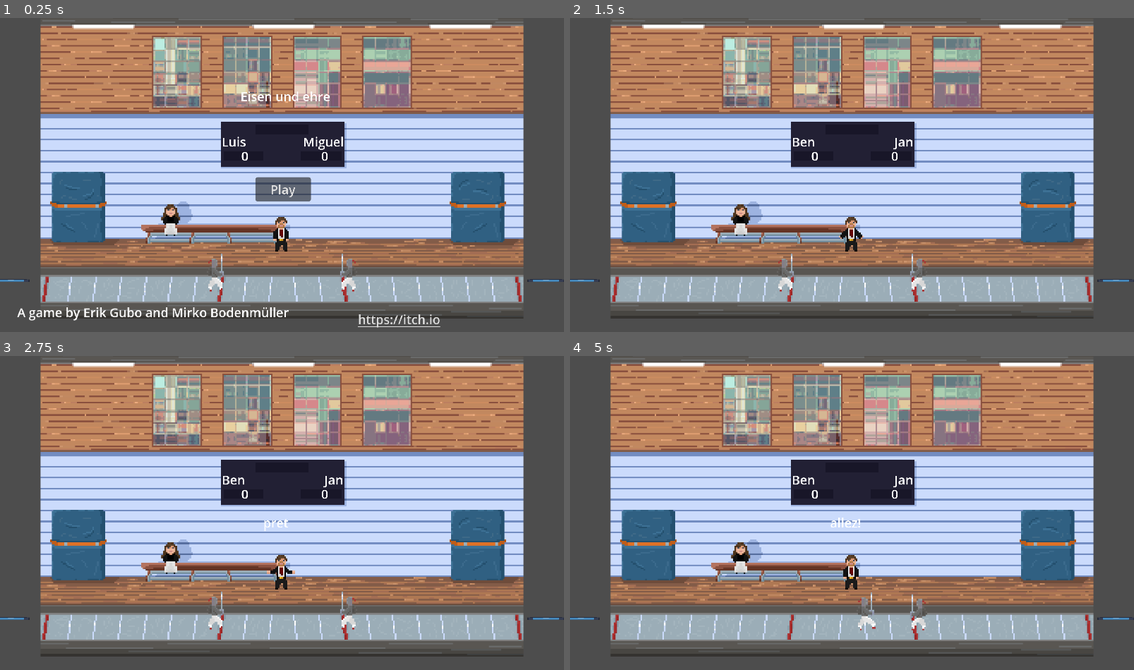
Above: before the commit, frames 1-4 (two rows, left to right).
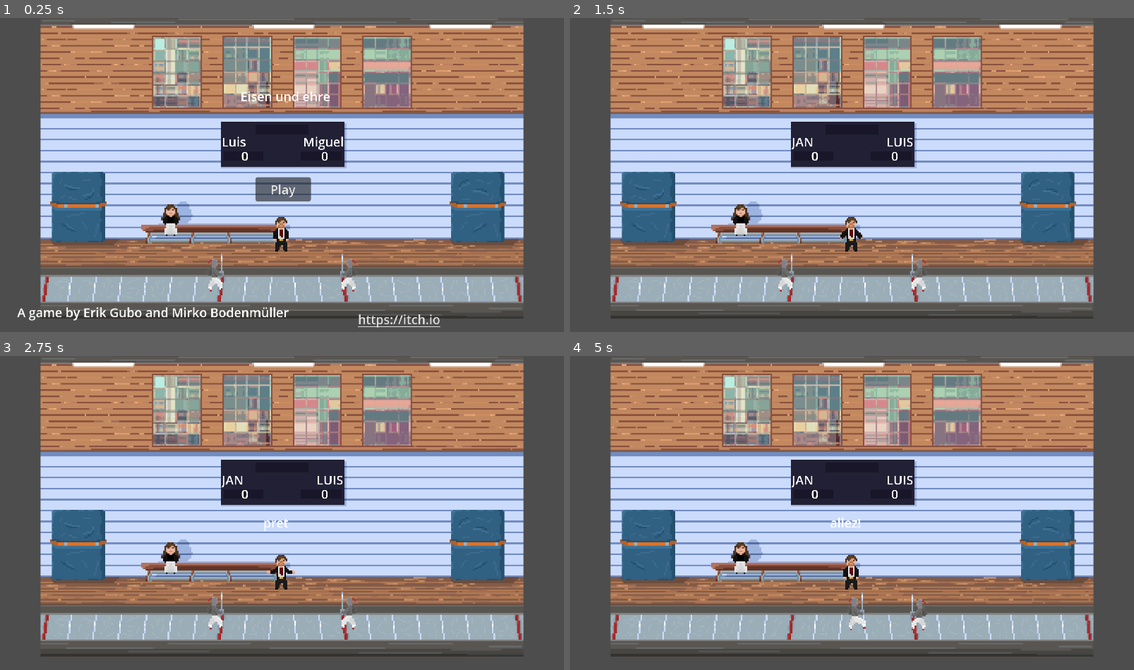
Above: after the commit, the same moments.

Repository: erikdervik/eisen-und-ehre
Game: Godot game, scene res://game.tscn
Same seed, same stepped clock (60 frames per second), same inputs: the game is played once before the commit and once after it. The engine's default icon, where the game draws it, is replaced by a stand-in: a white triangle on a blue panel in a dark square.
Inputs:
- Up to frame 1 (0.25 s): no input
- Up to frame 2 (1.5 s): click "Play" at 0.5 s; tap Enter at 1.25 s; hold D (p1_right) from 1.28 s (still down); hold Ctrl (p1_sprint, bound only after the commit) from 1.28 s (still down)
- Up to frame 3 (2.75 s): keep holding D (p1_right); tap Space at 2 s; release Ctrl (p1_sprint, bound only after the commit) at 2.03 s; tap Shift (p1_sprint, bound only before the commit) at 2.1 s
- Up to frame 4 (5 s): tap Enter at 2.75, 4.25 s; release D (p1_right) at 2.78 s; hold A (p1_left) 2.78-3.53 s; hold Left (p2_left) 2.78-3.53 s; tap Space at 3.5 s; hold D (p1_right) from 3.53 s (still down); tap Right (p2_right) at 3.6 s; hold Ctrl (p1_sprint, bound only after the commit) from 4.28 s (still down)

The runs differ from the first frame. In frame 1, less than 0.1% of the frame differs, in the area x 0-100%, y 83-85%; in frame 2, 0.2%; in frame 3, 0.2%; in frame 4, 0.5%, in the area x 0-100%, y 38-88%.

Commit message:
Hit unsichtbar und audio gefixt

Diff:
--- a/game.gd
+++ b/game.gd
@@ -1,6 +1,7 @@
 extends Node2D
 
 var player = load("res://player.tscn")
+
 @onready var audio_player: AudioStreamPlayer = $AudioStreamPlayer
 @export var hit_sounds: Array[AudioStream] = []
 @export var parry_sounds: Array[AudioStream] = []
@@ -26,12 +27,12 @@
 var winner
 const startpos1 = Vector2(-72,265)
 const startpos2 = Vector2(72,265)
-const people = ["Silas","Laura","Lotte","Imke","Luis","Jan","Mirko","Erik","Justus","Charlotte","Miguel","Felix","Alex","Niklas","Ben","Emil","Hilde","Rico"]
+const people = ["SILAS","LAURA","LOTTE","IMKE","LUIS","JAN","MIRKO","ERIK","JUSTUS","CHARLOTTE","MIGUEL","FELIX","ALEX","NIKLAS","BEN","EMIL","HILDE","RICO"]
 func play_silas_sound(sound, language="fr"):
 	if typeof(sound) == TYPE_ARRAY:
-		audio_player.stream = sound.pick_random()
-	else:
-		audio_player.stream = sound
+		silas_player.stream = sound.pick_random()
+	else:
+		silas_player.stream = sound
 	audio_player.play()
 
 func play_sound(sound):
@@ -194,8 +195,7 @@
 			prioTimeLooser[p] = 0.5 if prioTimeLooser[p] == 0.0 else prioTimeLooser[p]
 
 func _on_main_ui_start() -> void:
-	#$p1Name.text = people.pick_random()
-	$p1Name.text = "Ben"
+	$p1Name.text = people.pick_random()
 	$p2Name.text = people.pick_random()
 
 	if $p1Name.text == "Ben":
--- a/hit.tscn
+++ b/hit.tscn
@@ -7,6 +7,7 @@
 size = Vector2(48, 20)
 
 [node name="Area2D" type="Area2D"]
+visible = false
 script = ExtResource("1_5apb5")
 
 [node name="CollisionShape2D" type="CollisionShape2D" parent="."]
--- a/project.godot
+++ b/project.godot
@@ -88,12 +88,12 @@
 }
 p1_sprint={
 "deadzone": 0.2,
-"events": [Object(InputEventKey,"resource_local_to_scene":fa …(146 unchanged characters)… se,"keycode":0,"physical_keycode":4194325,"key_label":0,"unicode":0,"location":0,"echo":false,"script":null)
+"events": [Object(InputEventKey,"resource_local_to_scene":fa …(146 unchanged characters)… se,"keycode":0,"physical_keycode":4194326,"key_label":0,"unicode":0,"location":0,"echo":false,"script":null)
 ]
 }
 p2_sprint={
 "deadzone": 0.2,
-"events": [Object(InputEventKey,"resource_local_to_scene":fa …(146 unchanged characters)… se,"keycode":0,"physical_keycode":4194326,"key_label":0,"unicode":0,"location":0,"echo":false,"script":null)
+"events": [Object(InputEventKey,"resource_local_to_scene":fa …(146 unchanged characters)… se,"keycode":0,"physical_keycode":4194325,"key_label":0,"unicode":0,"location":0,"echo":false,"script":null)
 ]
 }
 
Not shown, changed: README.md
